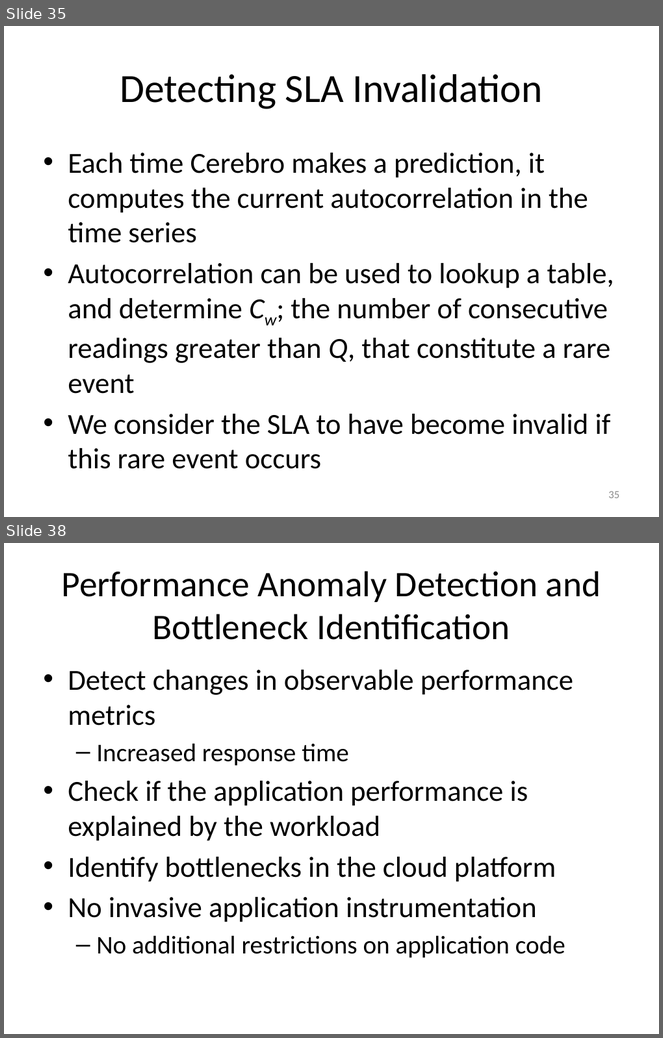
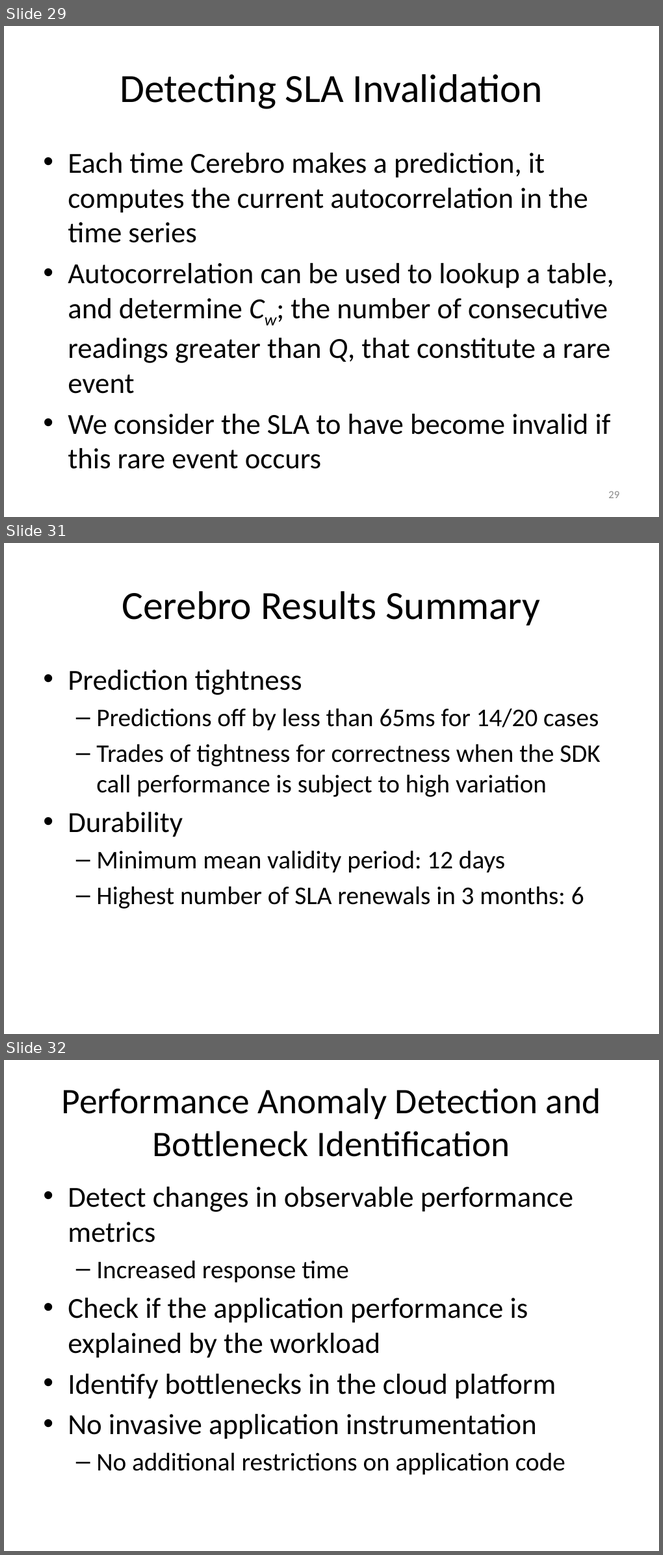
Before and after one commit to Dithn/eager-appscale, a slide deck: Eager/elk-experiment/appserver/system_design.pptx. Shown one above the other, each under a label of ours: slides 35 and 38 before the commit, slides 29, 31 and 32 after it; the slides between them are not shown. The pictures are 663x1038 and 663x1555 pixels, drawn with LibreOffice and Linux fonts; fonts in the diff are those of the drawing. Boxes give left, top, right and bottom in pixels: in the first picture for what was removed or moved away, otherwise in the second. Text is boxed around its words. In the diff, an @@ line names an element or a change of style, - is before the commit and + after.

```diff
--- a/Eager/elk-experiment/appserver/system_design.pptx
+++ b/Eager/elk-experiment/appserver/system_design.pptx
@@ slide 31 added at (4, 543, 659, 1034), background #FFFFFF @@
@@ title added at (122, 591, 541, 626), 44 pt, text #000000 @@
+Cerebro Results Summary
@@ text added at (68, 670, 600, 909), 28 pt, text #000000 @@
+• Prediction tightness
+  – Predictions off by less than 65ms for 14/20 cases
+  – Trades of tightness for correctness when the SDK call performance is subject to high variation
+• Durability
+  – Minimum mean validity period: 12 days
+  – Highest number of SLA renewals in 3 months: 6
@@ what was slide 35 is now slide 29 @@
@@ page number at (608, 491, 620, 499): text changed @@
-35
+29
@@ what was slide 38 is now slide 32 @@
```
Also in this commit, not shown: 8 slides changed, 1 other slide added, 1 slide removed.
